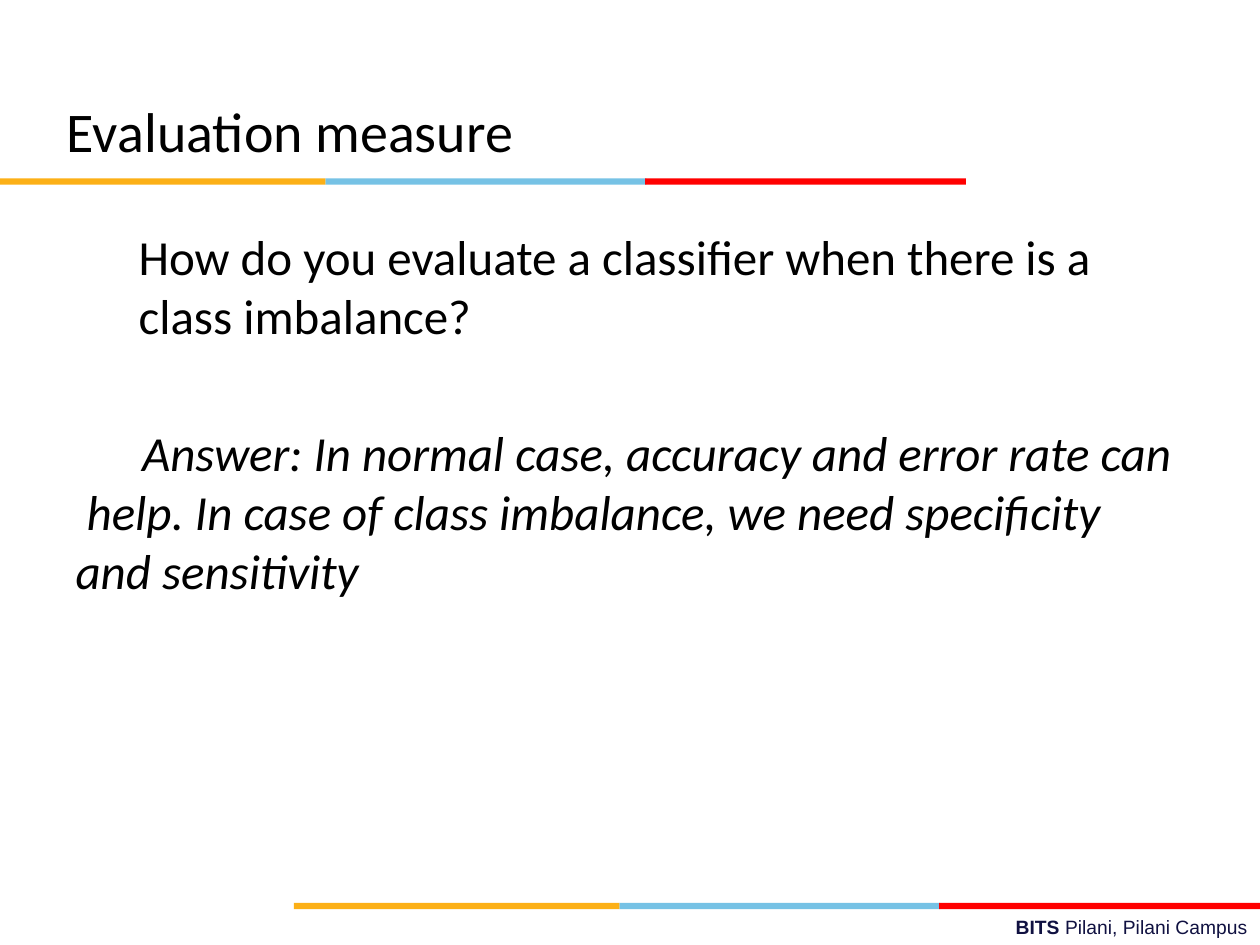
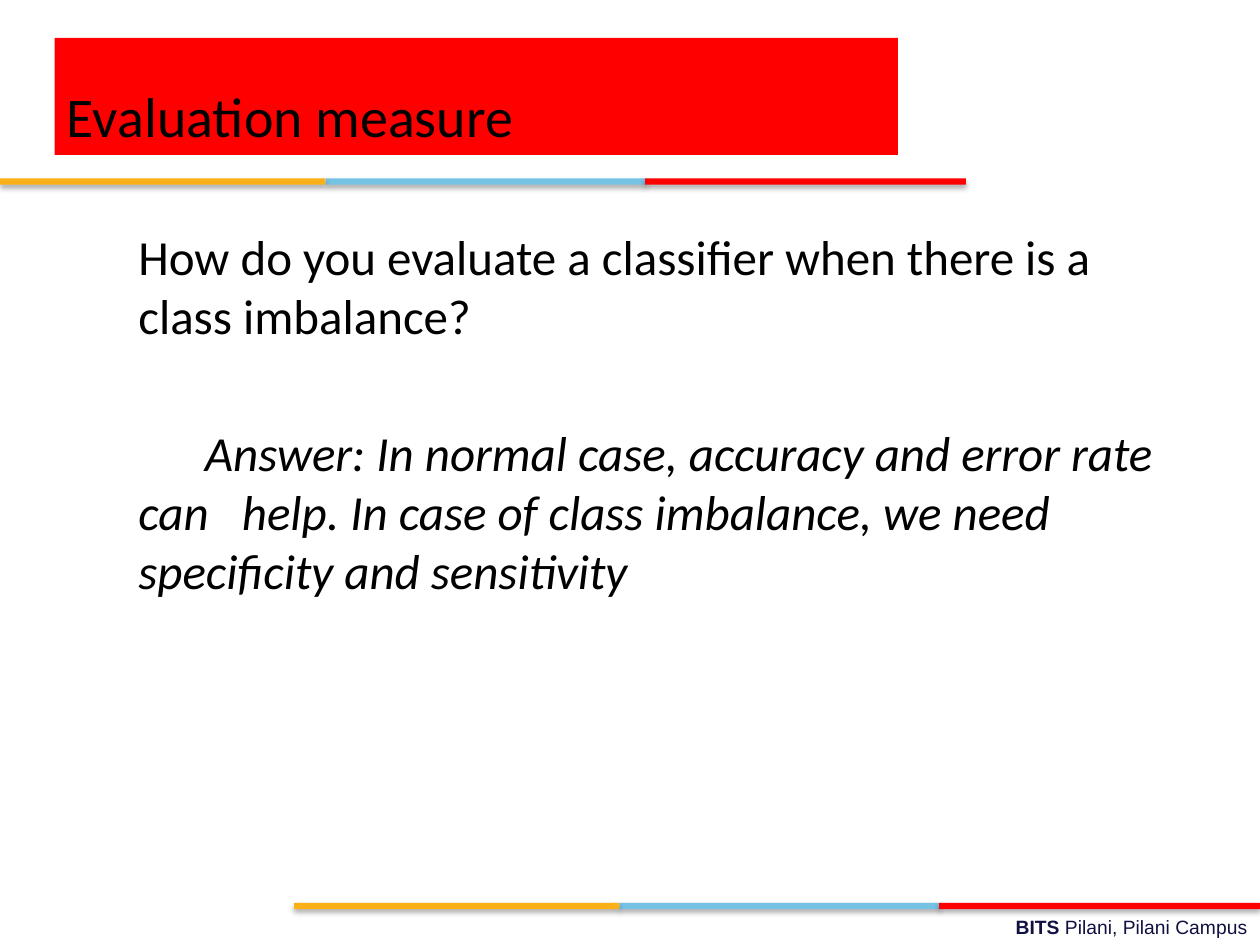
Before and after one commit to ElisonSherton/MTech_DSE, a slide deck: slide 51 of Sem1/DM/lecture_slides/Review session.pptx. Drawn at 1260x945 pixels with LibreOffice and Linux fonts; fonts in the diff are those of the drawing; background and template pictures are left out. Boxes give left, top, right and bottom in pixels: in the first picture for what was removed or moved away, otherwise in the second. Text is boxed around its words. In the diff, an @@ line names an element or a change of style, - is before the commit and + after.

```diff
--- a/Sem1/DM/lecture_slides/Review session.pptx
+++ b/Sem1/DM/lecture_slides/Review session.pptx
@@ rectangle "Evaluation measure": place and size @@
-rectangle "Evaluation measure" at box(67, 113, 513, 153)
+rectangle "Evaluation measure" at box(54, 38, 897, 155)
@@ rectangle "Evaluation measure" at box(54, 38, 897, 155): fill none to #FF0000 @@
@@ shadow on in 6 elements at box(620, 903, 941, 910), box(294, 903, 619, 910), box(939, 903, 1260, 910), box(325, 179, 646, 185), box(0, 179, 325, 185), box(645, 179, 966, 185) @@
@@ text "How do you evaluate a ..." at box(138, 241, 1152, 597): list level 2 to 1 in "How do you evaluate a ..." @@
```
Also in this commit, not shown: 51 other slides changed, 15 other files.
